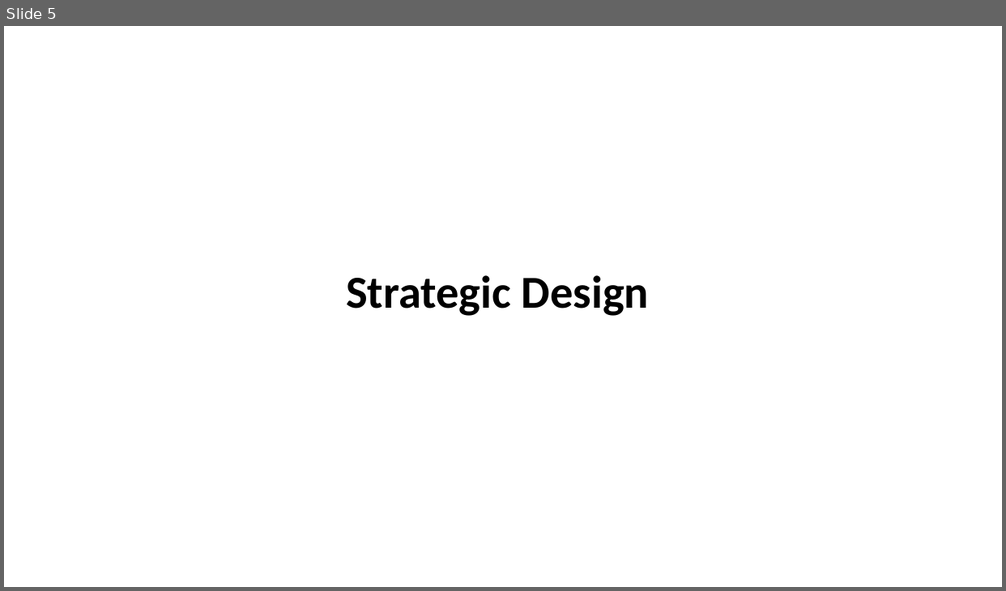
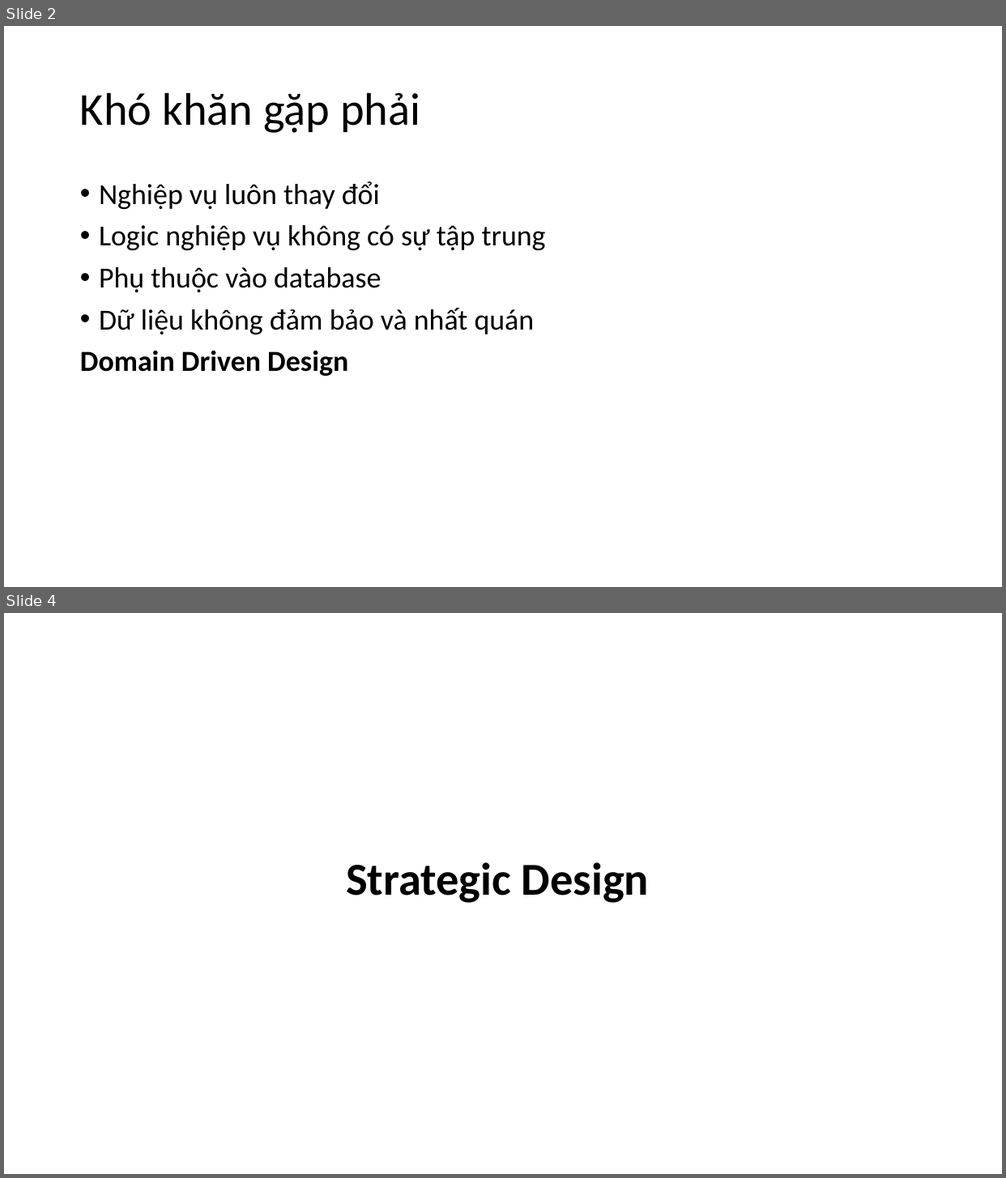
Before and after one commit to truongdinhthien/DDD-Docs, a slide deck: DDD.pptx. Shown one above the other, each under a label of ours: slide 5 before the commit, slides 2 and 4 after it; the slides between them are not shown. The pictures are 1006x591 and 1006x1178 pixels, drawn with LibreOffice and Linux fonts; fonts in the diff are those of the drawing. Boxes give left, top, right and bottom in pixels: in the first picture for what was removed or moved away, otherwise in the second. Text is boxed around its words. In the diff, an @@ line names an element or a change of style, - is before the commit and + after.

```diff
--- a/DDD.pptx
+++ b/DDD.pptx
@@ slide 2 added at (4,26,1002,587), background #FFFFFF @@
@@ title added at (80,92,420,133), 44 pt, text #000000 @@
+Khó khăn gặp phải
@@ text added at (80,182,546,376), 28 pt, text #000000 @@
+• Nghiệp vụ luôn thay đổi
+• Logic nghiệp vụ không có sự tập trung
+• Phụ thuộc vào database
+• Dữ liệu không đảm bảo và nhất quán
+Domain Driven Design
@@ what was slide 5 is now slide 4 @@
```
Also in this commit, not shown: 1 slide changed, 1 other slide added, 3 slides removed.
